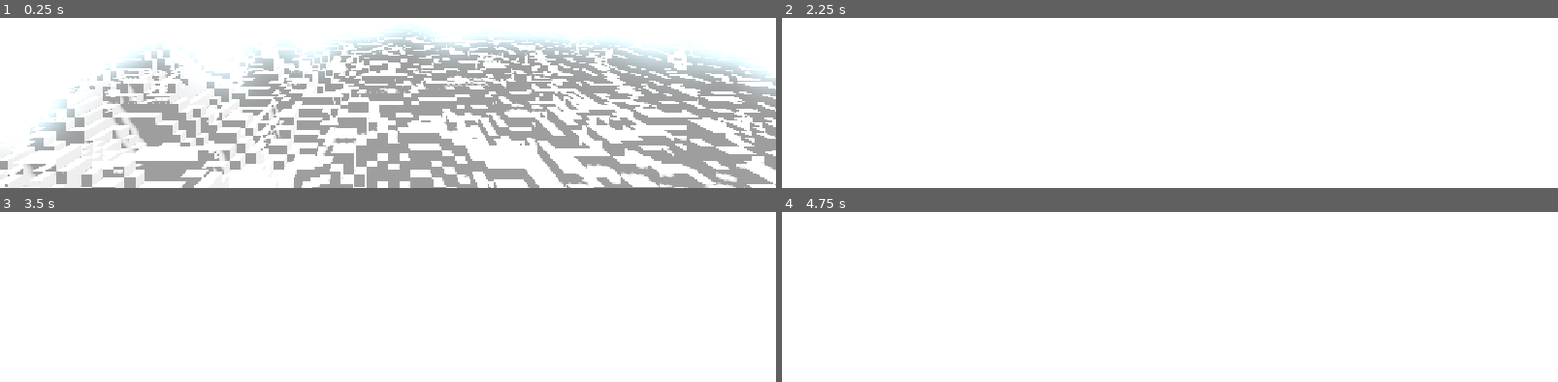
Above: before the commit, frames 1-4 (two rows, left to right).
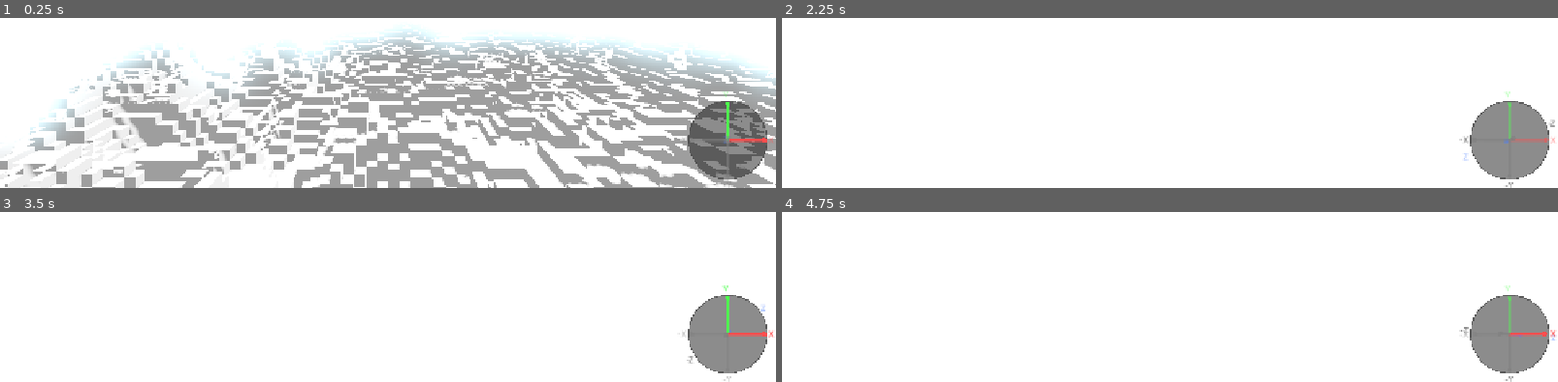
Above: after the commit, the same moments.

Repository: Lost-Rabbit-Digital/The_Voxel_Project
Game: Godot game, scene res://scenes/voxel_test_scene.tscn
Two runs of this game, one before a commit and one after it. Both use one fixed random seed, a clock stepped at 60 frames per second and the inputs below.
Inputs (mouse positions are in pixels of both pictures, inside the frame that each line leads up to):
- Up to frame 1 (0.25 s): no input
- Up to frame 2 (2.25 s): tap Enter at 0.5 s; move the mouse to (outside the picture) at 0.52 s; hold Shift 0.53-1.28 s; hold E (up) from 0.53 s (still down); move the mouse to (outside the picture) at 1.27 s; tap R at 1.35 s; tap Space at 2 s; move the mouse to (outside the picture) at 2.02 s; hold Shift from 2.03 s (still down)
- Up to frame 3 (3.5 s): keep holding E (up); tap Enter at 2.75 s; move the mouse to (outside the picture) at 2.77 s; release Shift at 2.78 s; tap R at 2.85 s
- Up to frame 4 (4.75 s): keep holding E (up); tap Space at 3.5 s; move the mouse to (outside the picture) at 3.52 s; hold Shift 3.53-4.28 s; tap Enter at 4.25 s; move the mouse to (outside the picture) at 4.27 s; tap R at 4.35 s

The runs differ from the first frame. In frame 1, 3.8% of the frame differs, in the area x 87-100%, y 43-100%; in frame 2, 3.8%; in frame 3, 3.8%; in frame 4, 3.8%.
Error before the commit: Parse Error: Cannot infer the type of "end_pos" variable because the value doesn't have a set type. (res://scripts/voxel_engine_v2/ui/axis_gizmo.gd:112)

Commit message:
Fix type inference errors in axis_gizmo.gd
Add explicit type annotations for variables whose types couldn't be
inferred from Dictionary values:
- end_pos: Vector2
- color: Color
- label_pos: Vector2
- label_color: Color

Diff:
--- a/godot_project/scripts/voxel_engine_v2/ui/axis_gizmo.gd
+++ b/godot_project/scripts/voxel_engine_v2/ui/axis_gizmo.gd
@@ -109,8 +109,8 @@
 
 	# Draw each axis line and label
 	for axis_end in all_axis_ends:
-		var end_pos := center + axis_end.vec
-		var color := axis_end.color
+		var end_pos: Vector2 = center + axis_end.vec
+		var color: Color = axis_end.color
 
 		# Make lines facing away dimmer
 		if axis_end.depth < 0:
@@ -123,8 +123,8 @@
 		draw_circle(end_pos, 4.0, color)
 
 		# Draw label
-		var label_pos := center + axis_end.vec.normalized() * label_distance
-		var label_color := color
+		var label_pos: Vector2 = center + axis_end.vec.normalized() * label_distance
+		var label_color: Color = color
 		label_color.a = 1.0 if axis_end.depth > 0 else 0.5
 
 		# Offset label slightly for better readability
